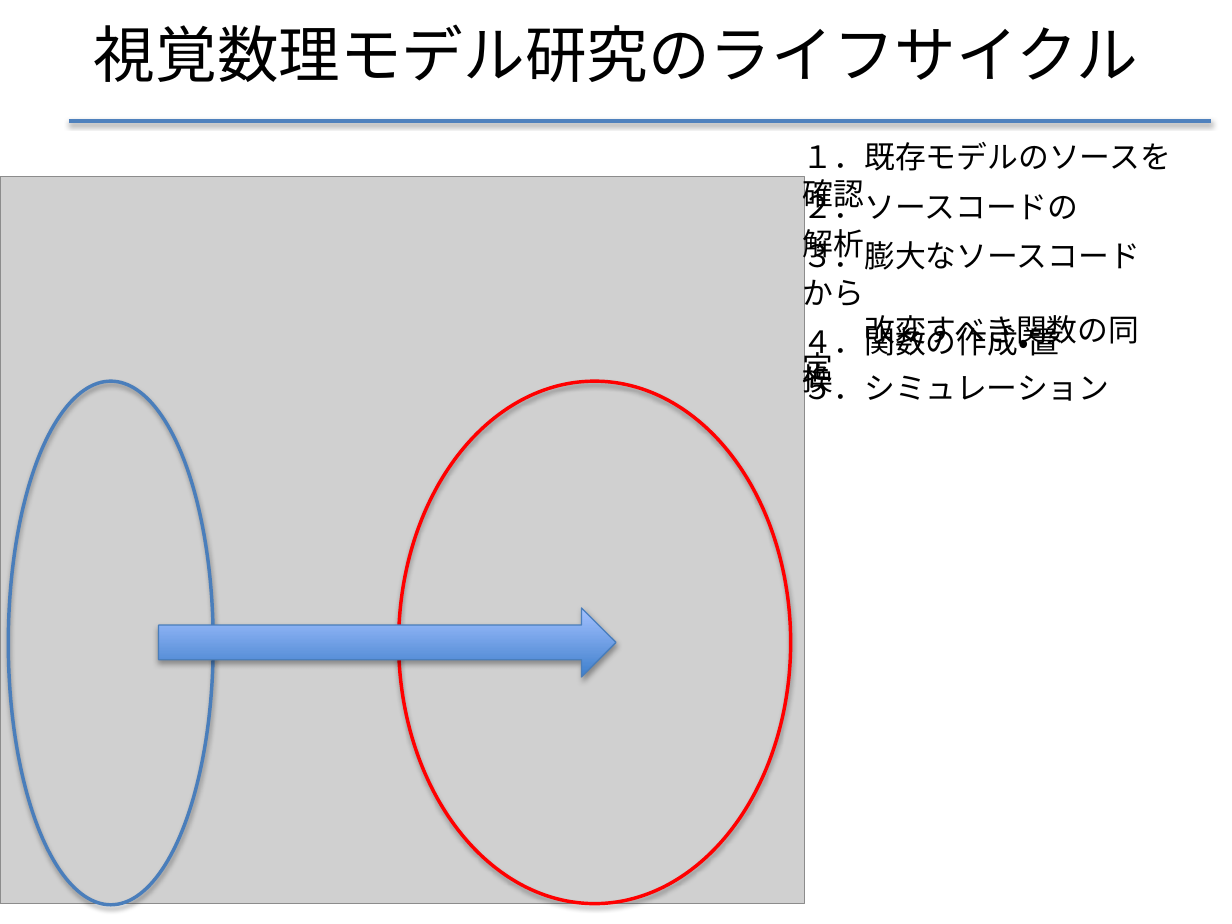
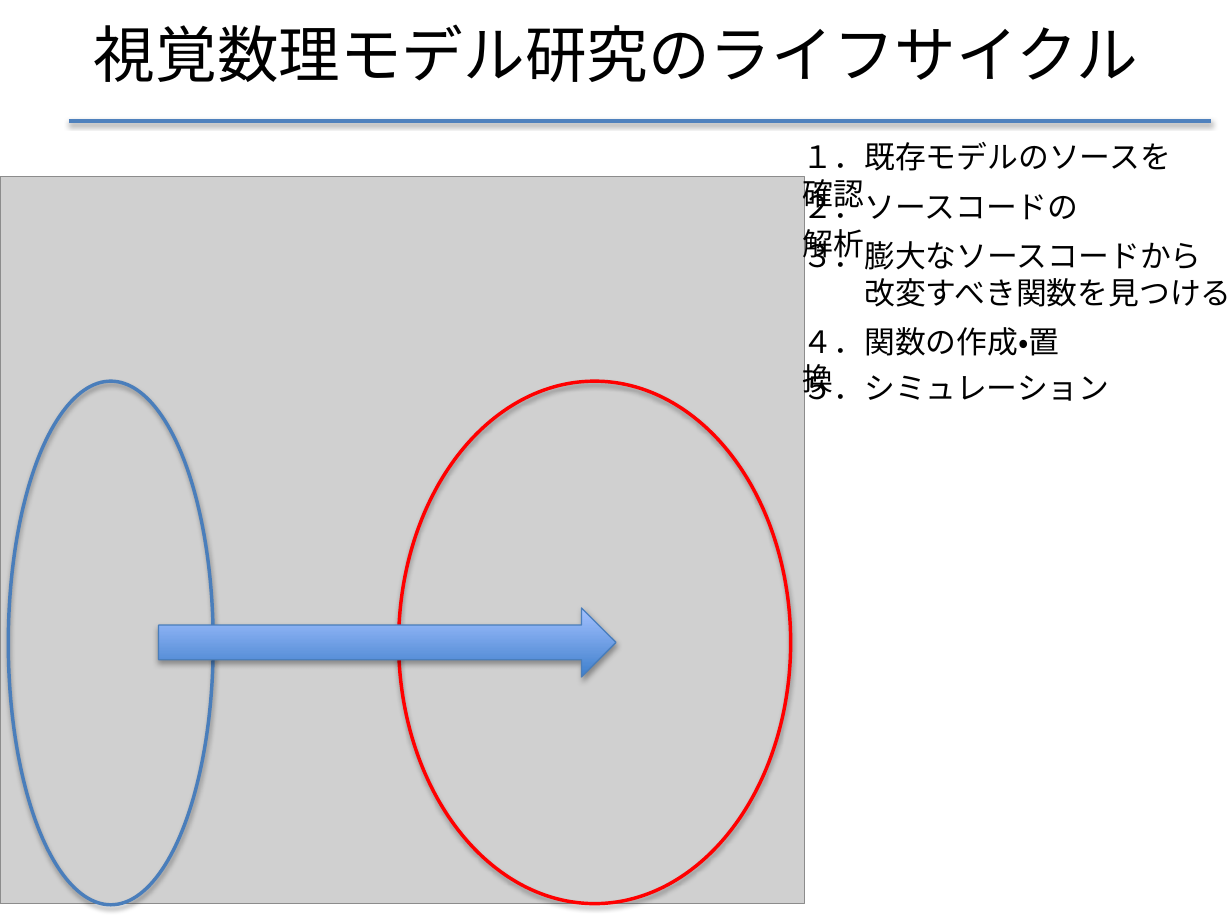
Before and after one commit to f-akazawa/akaz_uecdevelop, a slide deck: slide 5 of doc/中間発表資料.pptx. Drawn at 1232x924 pixels with LibreOffice and Linux fonts; fonts in the diff are those of the drawing; grey boxes stand for pictures. Boxes give left, top, right and bottom in pixels: in the first picture for what was removed or moved away, otherwise in the second. Text is boxed around its words. In the diff, an @@ line names an element or a change of style, - is before the commit and + after.

Commit message:
同定という文言が専門的すぎるというのでやめる

```diff
--- a/doc/中間発表資料.pptx
+++ b/doc/中間発表資料.pptx
@@ text at [864,278,1231,307]: text changed @@
-改変すべき関数の同定
+改変すべき関数を見つける
```
